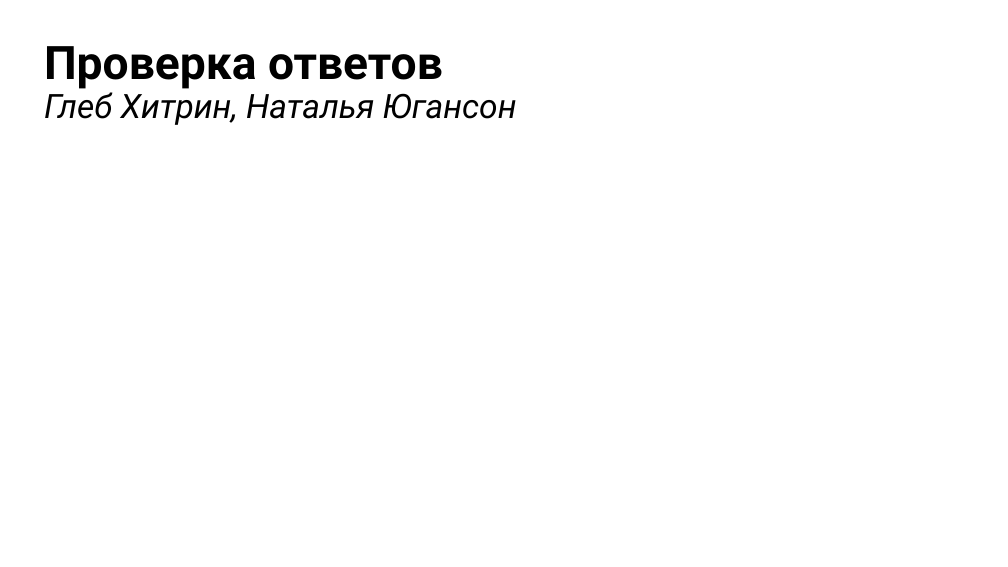
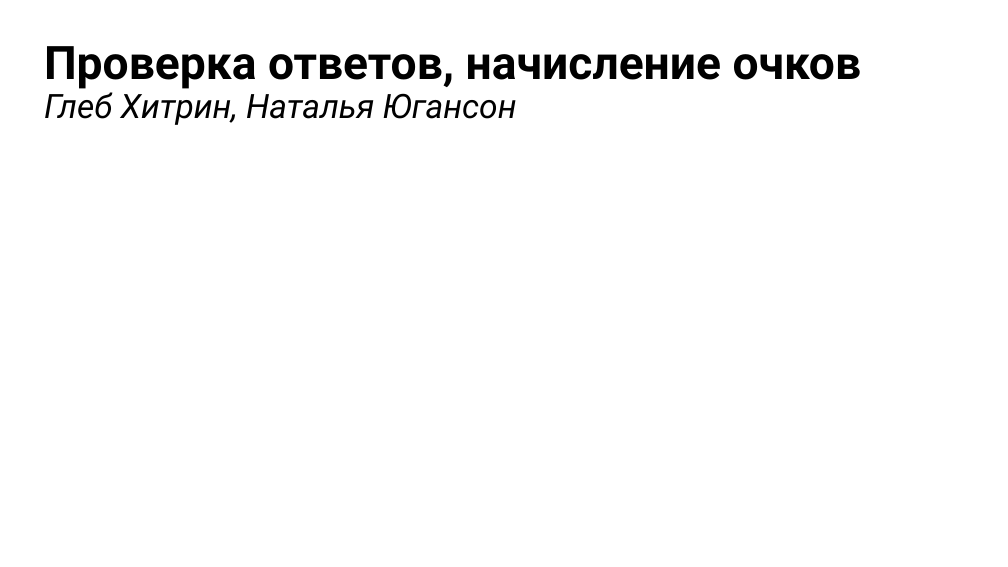
Before and after one commit to yugansonchik/GeoQuest, a slide deck: slide 11 of Презентация GeoQuest.pptx. Drawn at 1008x567 pixels with LibreOffice and Linux fonts; fonts in the diff are those of the drawing. Boxes give left, top, right and bottom in pixels: in the first picture for what was removed or moved away, otherwise in the second. Text is boxed around its words. In the diff, an @@ line names an element or a change of style, - is before the commit and + after.

Commit message:
Presentation was updated

```diff
--- a/Презентация GeoQuest.pptx
+++ b/Презентация GeoQuest.pptx
@@ title at <box>44,46,862,125</box>: text changed; size 32 to 44 pt; bold on; italic off @@
-Проверка ответов
-Глеб Хитрин, Наталья Югансон
+Проверка ответов, начисление очков
+Глеб Хитрин, Наталья Югансон
```
